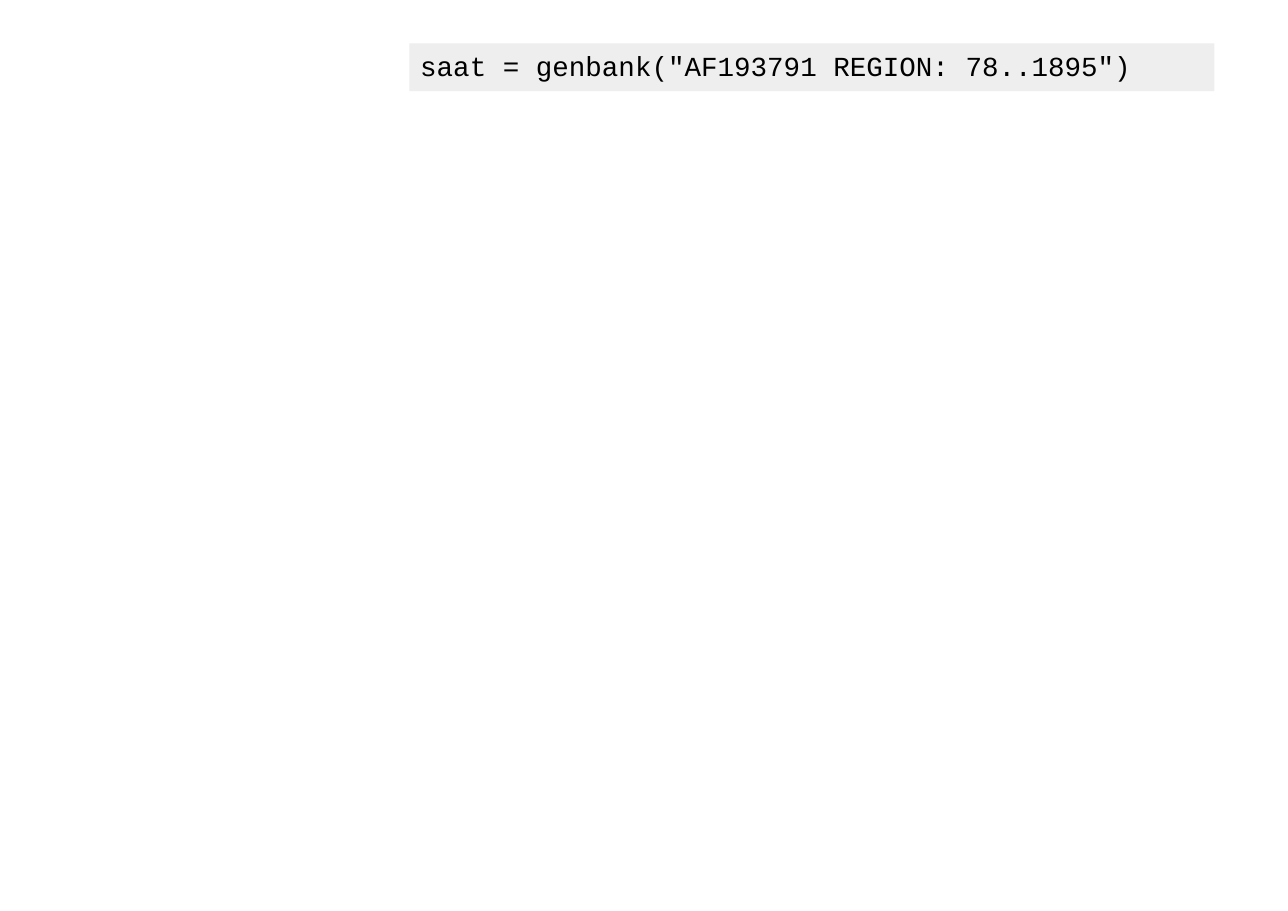
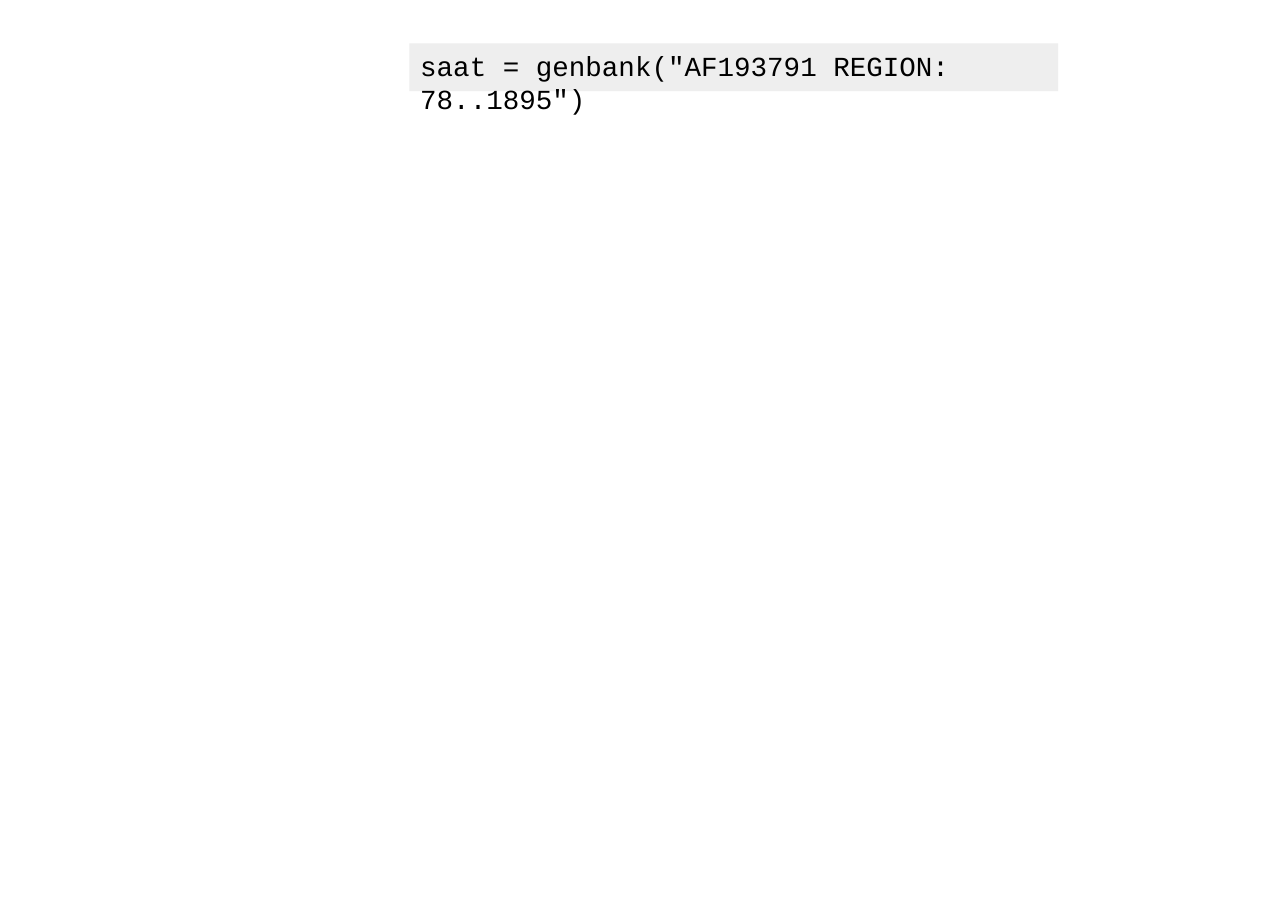
Before and after one commit to BjornFJohansson/pydna-examples, a slide deck: slide 2 of strawberry aat/saat_cloning2.odp. Drawn at 1288x911 pixels with LibreOffice and Linux fonts; fonts in the diff are those of the drawing; background and template pictures are left out. Boxes give left, top, right and bottom in pixels: in the first picture for what was removed or moved away, otherwise in the second. Text is boxed around its words. In the diff, an @@ line names an element or a change of style, - is before the commit and + after.

```diff
--- a/strawberry aat/saat_cloning2.odp
+++ b/strawberry aat/saat_cloning2.odp
@@ rectangle "saat = genbank("AF193791 REGION: 78..1895")": place and size @@
-rectangle "saat = genbank("AF193791 REGION: 78..1895")" at [410,43,1215,90]
+rectangle "saat = genbank("AF193791 REGION: 78..1895")" at [410,43,1059,90]
```
Also in this commit, not shown: 1 other slide changed, 1 slide added, 2 slides removed, 3 other files.
